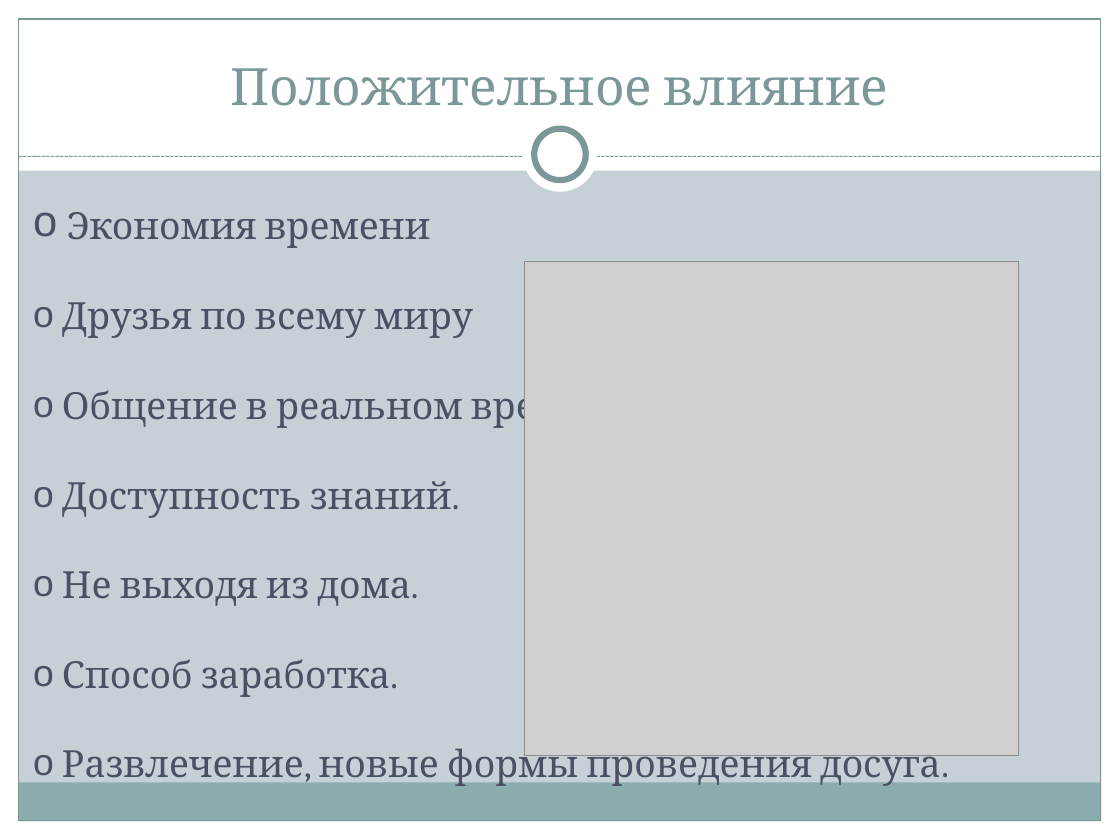
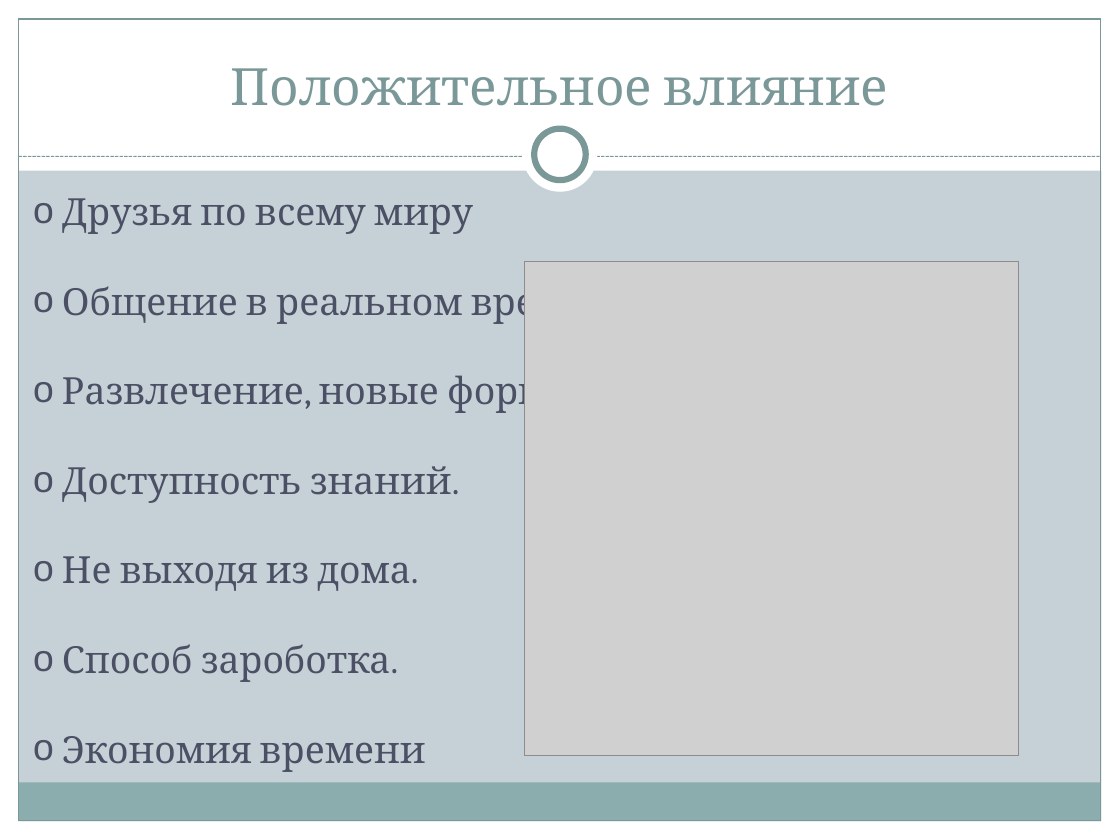
Before and after one commit to Ivan2802/itog_project_9, a slide deck: slide 5 of Проект.pptx. Drawn at 1120x840 pixels with LibreOffice and Linux fonts; fonts in the diff are those of the drawing; grey boxes stand for pictures. Boxes give left, top, right and bottom in pixels: in the first picture for what was removed or moved away, otherwise in the second. Text is boxed around its words. In the diff, an @@ line names an element or a change of style, - is before the commit and + after.

```diff
--- a/Проект.pptx
+++ b/Проект.pptx
@@ text at (67, 212, 431, 248): paragraph removed @@
-o Экономия времени
@@ text at (62, 370, 578, 415): paragraph added @@
+o Развлечение, новые формы проведения досуга.
@@ text at (62, 644, 426, 772): text changed @@
-o Способ заработка.
-o Развлечение, новые формы проведения досуга.
+o Способ зароботка.
+o Экономия времени
```
Also in this commit, not shown: 1 other slide changed, 3 other files.
